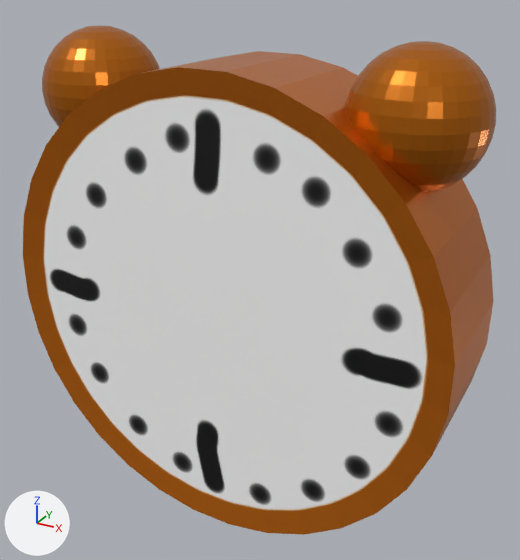
Before and after pictures for a commit that changed the glTF model res/models/horloge.glb.
Before and after are seen from a camera (50 mm lens) standing at (1.44, -2.46, 1.33) and looking at (0.06, 0.05, 0.08). Lighting does not change. The marker at lower left points along +X, +Y and +Z. The first picture is the older version.
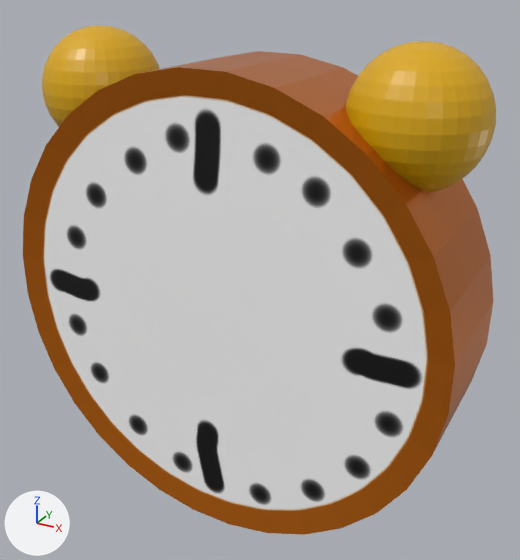
The newer file is also turned or shifted as a whole; pictures and numbers use the older file's frame.

Location of each change, [x1, y1, x2, y2] in pixels of the pictures (520 x 560 px):
```json
{"object": "Sphere", "change": "surface changed", "before": [42, 25, 496, 199], "after": [42, 25, 496, 199], "on screen": "brown to yellow"}
```

Edits to the scene script, one JSON object a line:
```json
{"op": "set", "path": "img_texture_boules_reveil", "old": "load_image('Texture Boules Reveil', '_unpacked/Texture_Boules_Reveil', 2048, 2048, 'sRGB')", "new": "load_image('Texture Boules Reveil', '_unpacked/Texture_Boules_Reveil', 2048, 2048, 'Non-Color')"}
{"block": "mat_material_004", "where": "n0 = _N.new('ShaderNodeBsdfPrincipled'); n0.name = 'Principled BSDF'"}
{"op": "remove", "block": "mat_material_004", "code": "n0.inputs[1].default_value = 0.616  # 'Metallic'"}
{"op": "remove", "block": "mat_material_004", "code": "n0.inputs[2].default_value = 0.301  # 'Roughness'"}
{"op": "add", "block": "mat_material_004", "code": "n3 = _N.new('ShaderNodeSeparateColor'); n3.name = 'Separate Color'"}
{"op": "add", "block": "mat_material_004", "code": "n4 = _N.new('ShaderNodeTexImage'); n4.name = 'Image Texture.001'"}
{"op": "add", "block": "mat_material_004", "code": "n4.image = img_texture_boules_reveil"}
{"op": "add", "block": "mat_material_004", "code": "_L.new(n3.outputs[2], n0.inputs[1])  # 'Blue' to 'Metallic'"}
{"op": "add", "block": "mat_material_004", "code": "_L.new(n3.outputs[1], n0.inputs[2])  # 'Green' to 'Roughness'"}
{"op": "add", "block": "mat_material_004", "code": "_L.new(n4.outputs[0], n3.inputs[0])  # 'Color' to 'Color'"}
```
